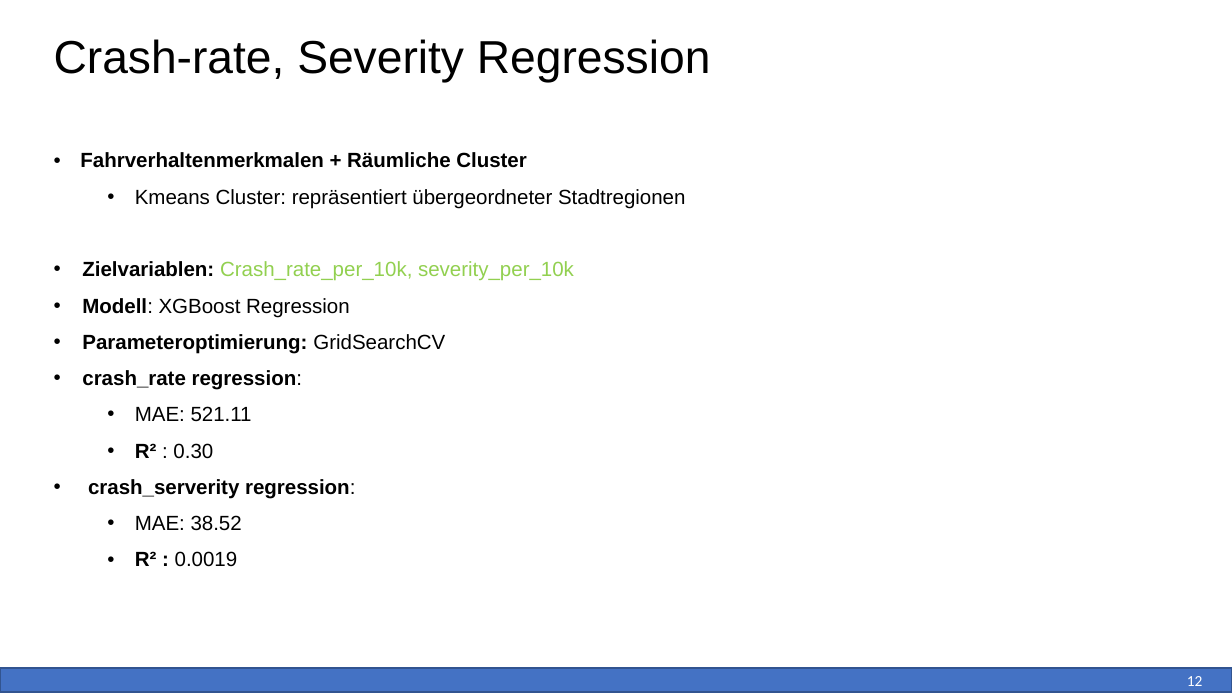
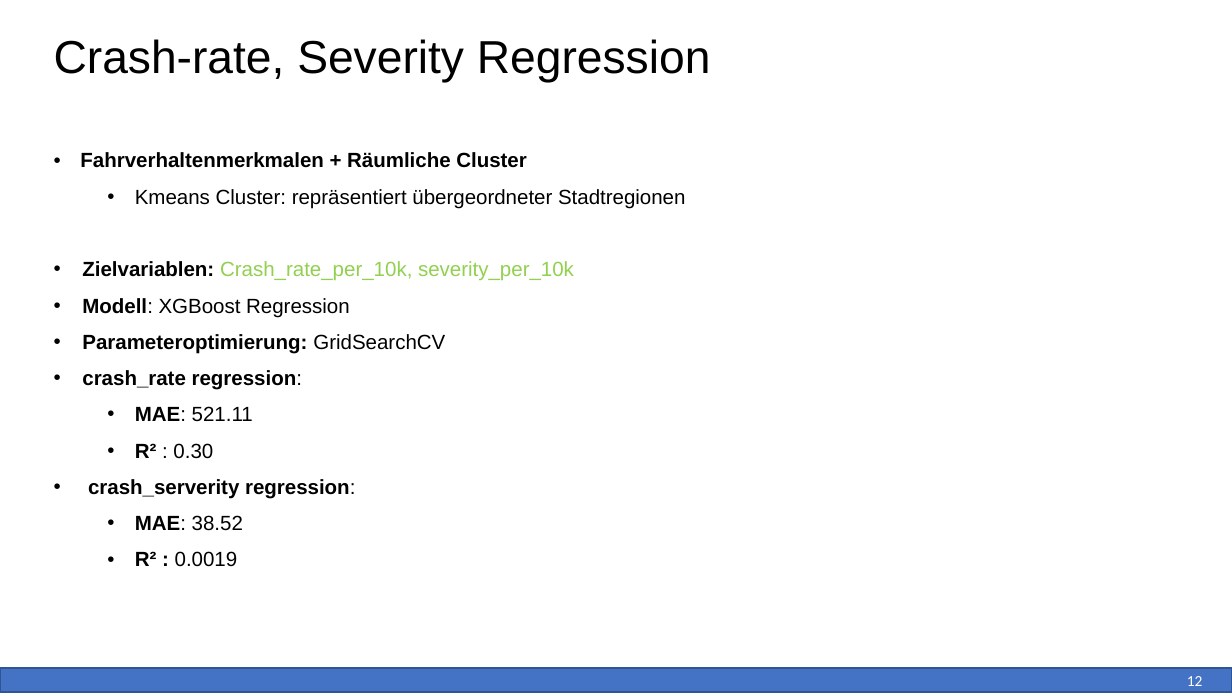
Before and after one commit to ablat1329/citibike_accident_analysis, a slide deck: slide 12 of CitiBike Risikoanalyse & Modellierung.pptx. Drawn at 1232x693 pixels with LibreOffice and Linux fonts; fonts in the diff are those of the drawing. Boxes give left, top, right and bottom in pixels: in the first picture for what was removed or moved away, otherwise in the second. Text is boxed around its words. In the diff, an @@ line names an element or a change of style, - is before the commit and + after.

```diff
--- a/CitiBike Risikoanalyse & Modellierung.pptx
+++ b/CitiBike Risikoanalyse & Modellierung.pptx
@@ text at (135, 406, 253, 531): bold on in "MAE:", "MAE:" @@
```
Also in this commit, not shown: 9 other slides changed.
